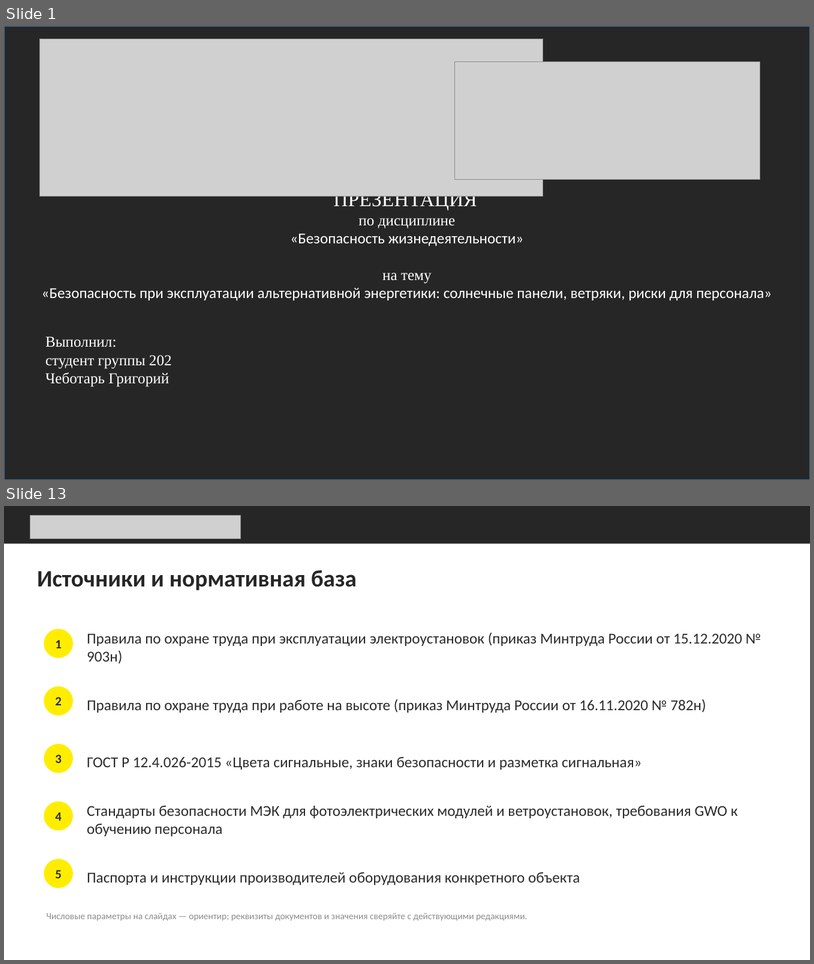
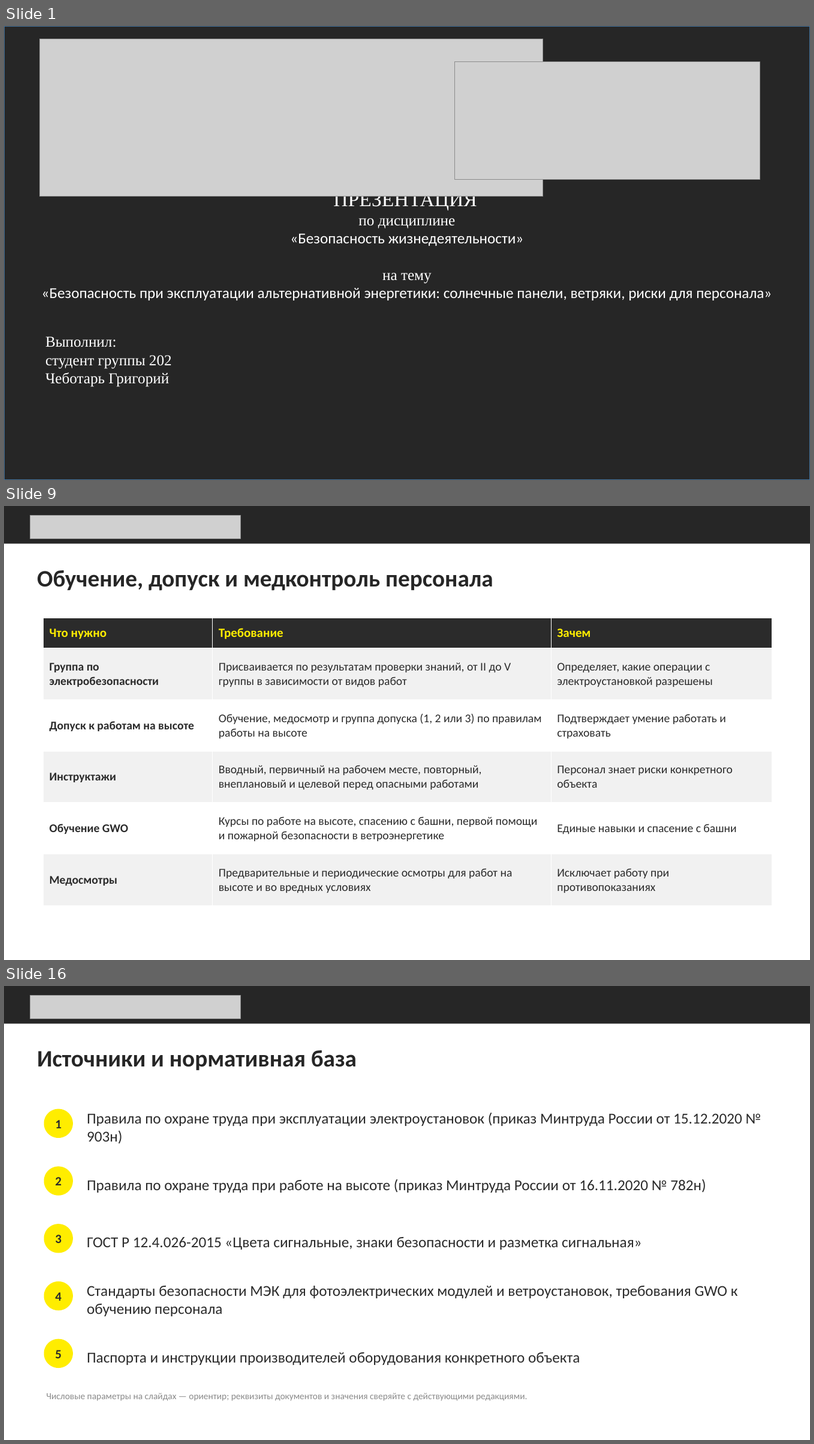
Before and after one commit to Goga288/the-rig, a slide deck: out/Безопасность_альтернативной_энергетики.pptx. Shown one above the other, each under a label of ours: slides 1 and 13 before the commit, slides 1, 9 and 16 after it; the slides between them are not shown. The pictures are 814x964 and 814x1444 pixels, drawn with LibreOffice and Linux fonts; fonts in the diff are those of the drawing; grey boxes stand for pictures. Boxes give left, top, right and bottom in pixels: in the first picture for what was removed or moved away, otherwise in the second. Text is boxed around its words. In the diff, an @@ line names an element or a change of style, - is before the commit and + after.

```diff
--- a/out/Безопасность_альтернативной_энергетики.pptx
+++ b/out/Безопасность_альтернативной_энергетики.pptx
@@ slide 9 added at (4,506,810,960), background #FFFFFF @@
@@ rectangle added at (4,506,810,544), fill #262626 @@
@@ picture added at (30,515,240,538) @@
@@ title added at (37,570,494,591), 28 pt, text #262626, bold @@
+Обучение, допуск и медконтроль персонала
@@ table added at (44,618,772,905), 6 rows, 3 columns @@
+Что нужно | Требование | Зачем
+Группа по электробезопасности | Присваивается по результатам проверки знаний, от II до V группы в зависимости от видов работ | Определяет, какие операции с электроустановкой разрешены
+Допуск к работам на высоте | Обучение, медосмотр и группа допуска (1, 2 или 3) по правилам работы на высоте | Подтверждает умение работать и страховать
+Инструктажи | Вводный, первичный на рабочем месте, повторный, внеплановый и целевой перед опасными работами | Персонал знает риски конкретного объекта
+Обучение GWO | Курсы по работе на высоте, спасению с башни, первой помощи и пожарной безопасности в ветроэнергетике | Единые навыки и спасение с башни
+Медосмотры | Предварительные и периодические осмотры для работ на высоте и во вредных условиях | Исключает работу при противопоказаниях
@@ what was slide 13 is now slide 16 @@
```
Also in this commit, not shown: 11 slides changed, 2 other slides added, 1 other file.
